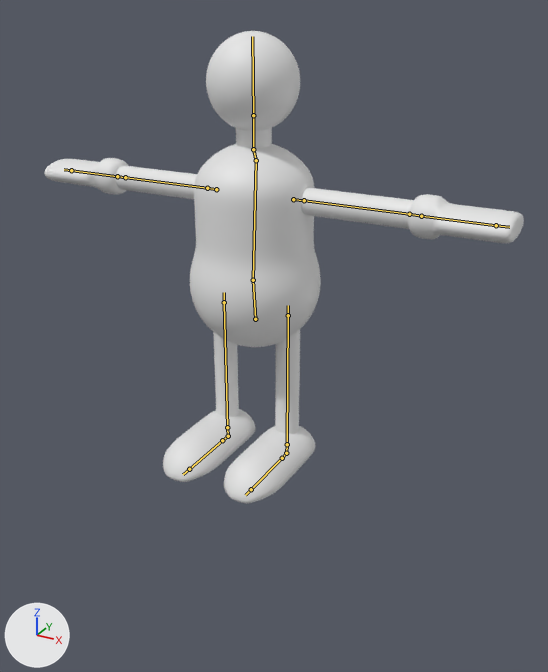
Before and after pictures for a commit that changed the Blender file Assets/meshes/rubber_man.blend.
One viewpoint serves both versions: a 50 mm camera at (0.836, -1.431, 1.026) aimed at (0.112, -0.113, 0.368). Every picture has the same lights, and +X, +Y and +Z are marked at lower left. The bones that bend it are drawn over the model as lines.

The first picture shows 'RubberBuddy'.
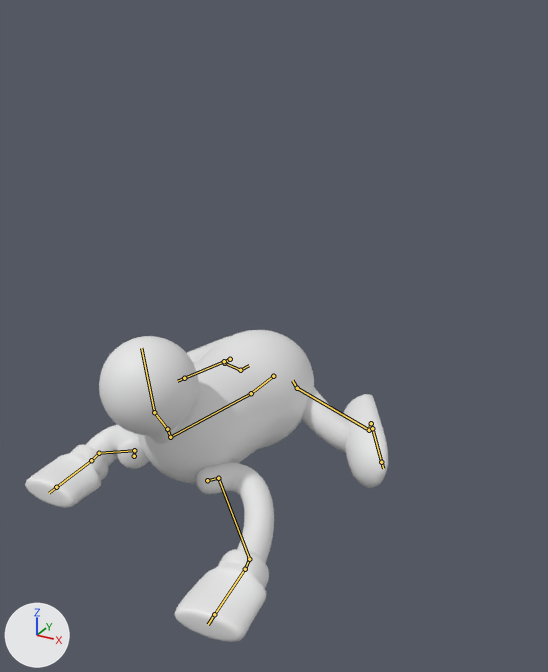
The newer file adds an action. The first version stands in its rest pose; the second is drawn at frame 1 of the action 'crawl'.

Edits to the scene script, one JSON object a line:
```json
{"block": "bone_hipctrl", "where": "bone_hipctrl = bpy.data.objects['RubberSkeleton'].pose.bones['HipCtrl']  # child of 'Root'"}
{"op": "set", "path": "bone_hipctrl.location", "old": "(0.0, 0.0, 0.0)", "new": "(-0.01, 0.283, -0.006)"}
{"op": "set", "path": "bone_hipctrl.rotation_quaternion", "old": "(1.0, 0.0, 0.0, 0.0)", "new": "(0.736, 0.676, 0.035, -0.013)", "note": "degrees (0, 0, 0) -> degrees (85, 4, 2)"}
{"block": "bone_bodystart", "where": "bone_bodystart = bpy.data.objects['RubberSkeleton'].pose.bones['BodyStart']  # child of 'HipCtrl'"}
{"op": "set", "path": "bone_bodystart.rotation_quaternion", "old": "(1.0, 0.0, 0.0, 0.0)", "new": "(1.0, -0.006, -0.002, 0.024)", "note": "degrees (0, 0, 0) -> degrees (-1, 0, 3)"}
{"block": "bone_bodyend", "where": "bone_bodyend = bpy.data.objects['RubberSkeleton'].pose.bones['BodyEnd']  # child of 'BodyStart'"}
{"op": "set", "path": "bone_bodyend.location", "old": "(0.0, 0.0, 0.0)", "new": "(0.012, 0.033, 0.003)"}
{"block": "bone_neck", "where": "bone_neck = bpy.data.objects['RubberSkeleton'].pose.bones['Neck']  # child of 'BodyEnd'"}
{"op": "set", "path": "bone_neck.rotation_quaternion", "old": "(1.0, 0.0, 0.0, 0.0)", "new": "(0.958, 0.0, 0.0, 0.288)", "note": "degrees (0, 0, 0) -> degrees (0, 0, 33)"}
{"block": "bone_head", "where": "bone_head = bpy.data.objects['RubberSkeleton'].pose.bones['Head']  # child of 'Neck'"}
{"op": "set", "path": "bone_head.rotation_quaternion", "old": "(1.0, 0.0, 0.0, 0.0)", "new": "(0.976, -0.002, 0.017, -0.219)", "note": "degrees (0, 0, 0) -> degrees (-1, 2, -25)"}
{"block": "bone_armend_l", "where": "bone_armend_l = bpy.data.objects['RubberSkeleton'].pose.bones['ArmEnd.L']  # child of 'BodyEnd'"}
{"op": "set", "path": "bone_armend_l.location", "old": "(0.0, 0.0, 0.0)", "new": "(0.056, -0.092, 0.114)"}
{"op": "set", "path": "bone_armend_l.rotation_quaternion", "old": "(1.0, 0.0, 0.0, 0.0)", "new": "(0.847, 0.388, -0.117, 0.344)", "note": "degrees (0, 0, 0) -> degrees (41, -28, 34)"}
{"block": "bone_handend_l", "where": "bone_handend_l = bpy.data.objects['RubberSkeleton'].pose.bones['HandEnd.L']  # child of 'BodyEnd'"}
{"op": "set", "path": "bone_handend_l.location", "old": "(0.0, 0.0, 0.0)", "new": "(0.077, -0.256, 0.25)"}
{"op": "set", "path": "bone_handend_l.rotation_quaternion", "old": "(1.0, 0.0, 0.0, 0.0)", "new": "(0.745, 0.667, 0.018, -0.021)", "note": "degrees (0, 0, 0) -> degrees (84, 3, 0)"}
{"block": "bone_armend_r", "where": "bone_armend_r = bpy.data.objects['RubberSkeleton'].pose.bones['ArmEnd.R']  # child of 'BodyEnd'"}
{"op": "set", "path": "bone_armend_r.location", "old": "(0.0, 0.0, 0.0)", "new": "(-0.056, -0.121, -0.037)"}
{"op": "set", "path": "bone_armend_r.rotation_quaternion", "old": "(1.0, 0.0, 0.0, 0.0)", "new": "(0.956, 0.182, 0.004, -0.23)", "note": "degrees (0, 0, 0) -> degrees (20, 5, -26)"}
{"block": "bone_handend_r", "where": "bone_handend_r = bpy.data.objects['RubberSkeleton'].pose.bones['HandEnd.R']  # child of 'BodyEnd'"}
{"op": "set", "path": "bone_handend_r.location", "old": "(0.0, 0.0, 0.0)", "new": "(-0.073, -0.284, 0.097)"}
{"op": "set", "path": "bone_handend_r.rotation_quaternion", "old": "(1.0, 0.0, 0.0, 0.0)", "new": "(0.682, 0.73, -0.017, -0.036)", "note": "degrees (0, 0, 0) -> degrees (94, 2, -4)"}
{"block": "bone_footctrl_l", "where": "bone_footctrl_l = bpy.data.objects['RubberSkeleton'].pose.bones['FootCtrl.L']  # child of 'Root'"}
{"op": "set", "path": "bone_footctrl_l.location", "old": "(0.0, 0.0, 0.0)", "new": "(0.164, 0.14, 0.059)"}
{"op": "set", "path": "bone_footctrl_l.rotation_quaternion", "old": "(1.0, 0.0, 0.0, 0.0)", "new": "(0.779, 0.153, -0.57, 0.21)", "note": "degrees (0, 0, 0) -> degrees (0, -72, 30)"}
{"block": "bone_footctrl_r", "where": "bone_footctrl_r = bpy.data.objects['RubberSkeleton'].pose.bones['FootCtrl.R']  # child of 'Root'"}
{"op": "set", "path": "bone_footctrl_r.location", "old": "(0.0, 0.0, 0.0)", "new": "(-0.176, 0.297, 0.055)"}
{"op": "set", "path": "bone_footctrl_r.rotation_quaternion", "old": "(1.0, 0.0, 0.0, 0.0)", "new": "(0.819, 0.076, 0.558, -0.111)", "note": "degrees (0, 0, 0) -> degrees (0, 68, -15)"}
{"block": "bone_knee_l", "where": "bone_knee_l = bpy.data.objects['RubberSkeleton'].pose.bones['Knee.L']"}
{"op": "set", "path": "bone_knee_l.location", "old": "(0.0, 0.0, 0.0)", "new": "(0.209, 0.153, -0.035)"}
{"block": "bone_elbow_l", "where": "bone_elbow_l = bpy.data.objects['RubberSkeleton'].pose.bones['Elbow.L']"}
{"op": "set", "path": "bone_elbow_l.location", "old": "(0.0, 0.0, 0.0)", "new": "(0.011, 0.172, -0.005)"}
{"block": "bone_knee_r", "where": "bone_knee_r = bpy.data.objects['RubberSkeleton'].pose.bones['Knee.R']"}
{"op": "set", "path": "bone_knee_r.location", "old": "(0.0, 0.0, 0.0)", "new": "(-0.234, 0.159, -0.031)"}
{"block": "bone_elbow_r", "where": "bone_elbow_r = bpy.data.objects['RubberSkeleton'].pose.bones['Elbow.R']"}
{"op": "set", "path": "bone_elbow_r.location", "old": "(0.0, 0.0, 0.0)", "new": "(-0.012, 0.172, 0.001)"}
```

Pixel boxes (x1, y1, x2, y2) of what changed, in the pictures (548 x 672 px):
```json
{"object": "RubberBuddy", "change": "posed", "before": [44, 31, 524, 504], "after": [25, 330, 388, 642], "on screen": "24% narrower, 34% shorter"}
{"bone": "BodyStart", "before": "(255, 319) to (253, 280)", "after": "(273, 376) to (251, 393)"}
{"bone": "BodyEnd", "before": "(256, 160) to (253, 149)", "after": "(170, 437) to (167, 429)"}
{"bone": "Neck", "before": "(253, 149) to (253, 115)", "after": "(167, 429) to (154, 412)"}
{"bone": "Head", "before": "(253, 115) to (252, 36)", "after": "(154, 412) to (141, 348)"}
{"bone": "ArmEnd.L", "before": "(409, 214) to (421, 216)", "after": "(249, 559) to (245, 569)"}
{"bone": "HandEnd.L", "before": "(496, 225) to (509, 227)", "after": "(214, 614) to (208, 624)"}
{"bone": "ArmEnd.R", "before": "(125, 177) to (117, 176)", "after": "(99, 453) to (91, 460)"}
{"bone": "HandEnd.R", "before": "(71, 170) to (64, 169)", "after": "(56, 487) to (49, 493)"}
```
